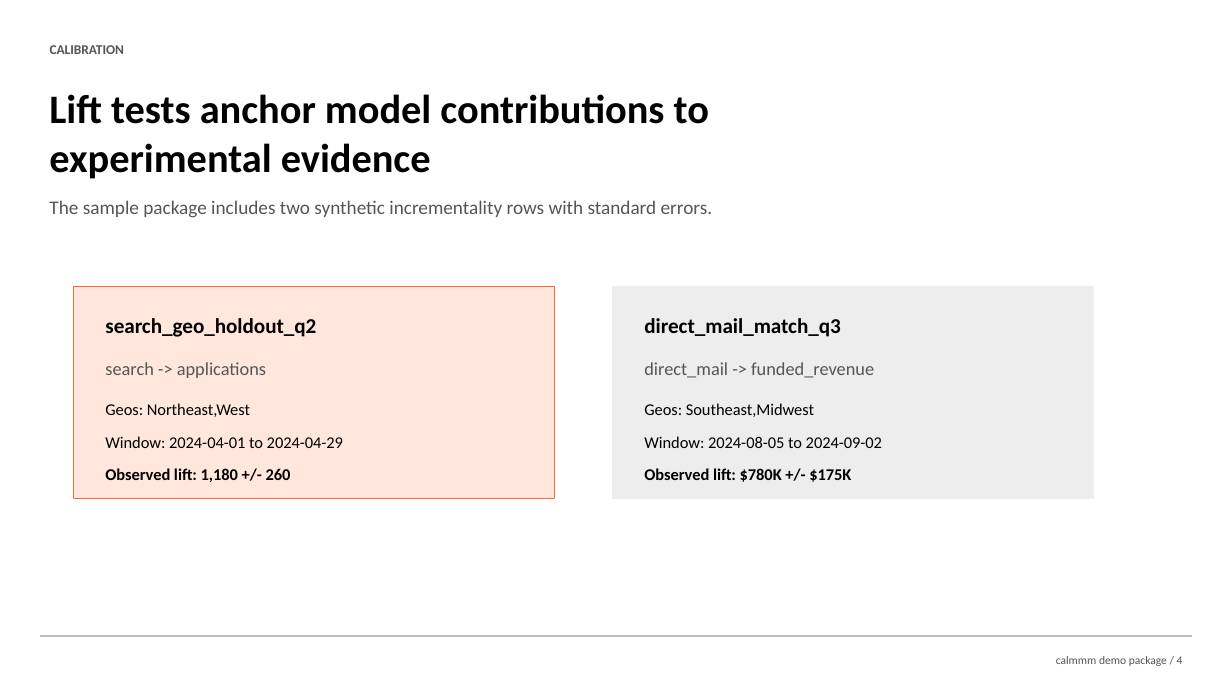
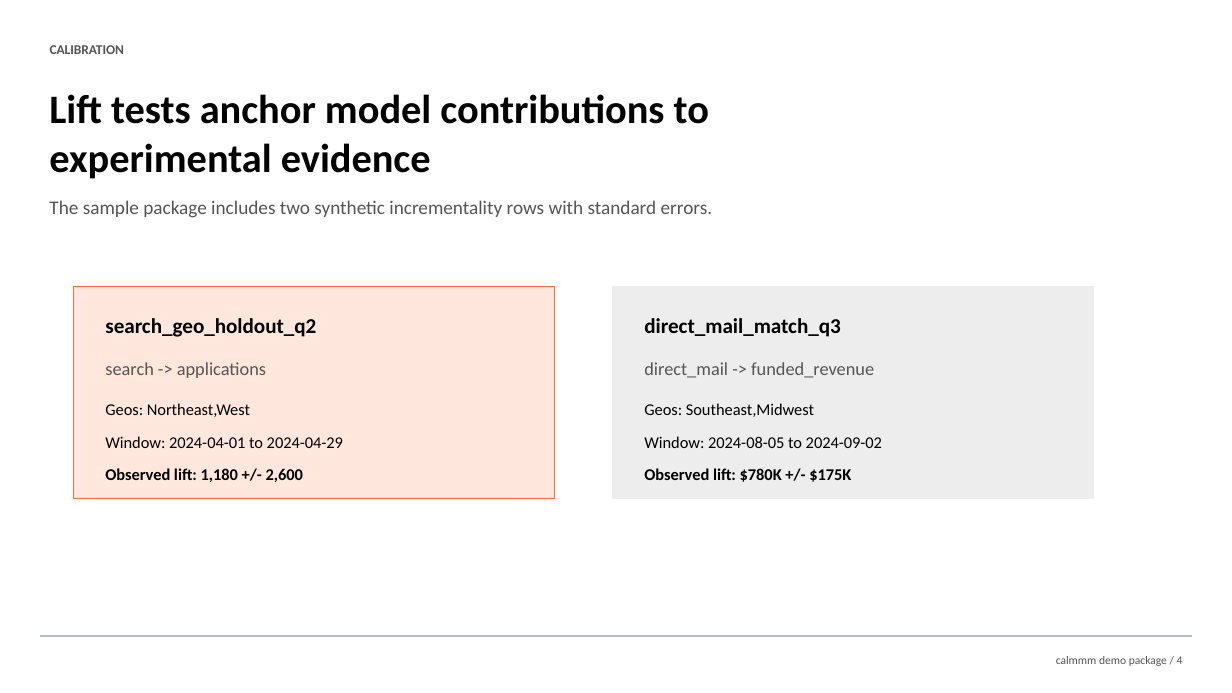
Before and after one commit to knkumar/credit, a slide deck: slide 4 of outputs/calmmm_demo_walkthrough.pptx. Drawn at 1232x693 pixels with LibreOffice and Linux fonts; fonts in the diff are those of the drawing. Boxes give left, top, right and bottom in pixels: in the first picture for what was removed or moved away, otherwise in the second. Text is boxed around its words. In the diff, an @@ line names an element or a change of style, - is before the commit and + after.

```diff
--- a/outputs/calmmm_demo_walkthrough.pptx
+++ b/outputs/calmmm_demo_walkthrough.pptx
@@ text at box(105, 468, 303, 482): text changed @@
-Observed lift: 1,180 +/- 260
+Observed lift: 1,180 +/- 2,600
```
Also in this commit, not shown: 3 other slides changed, 1 slide added.
